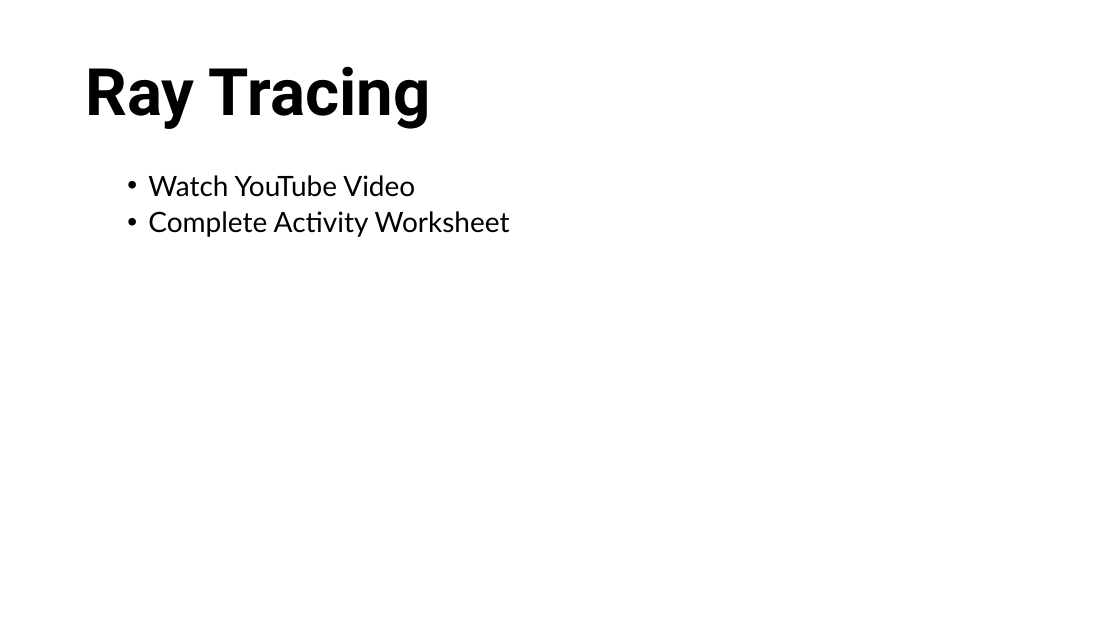
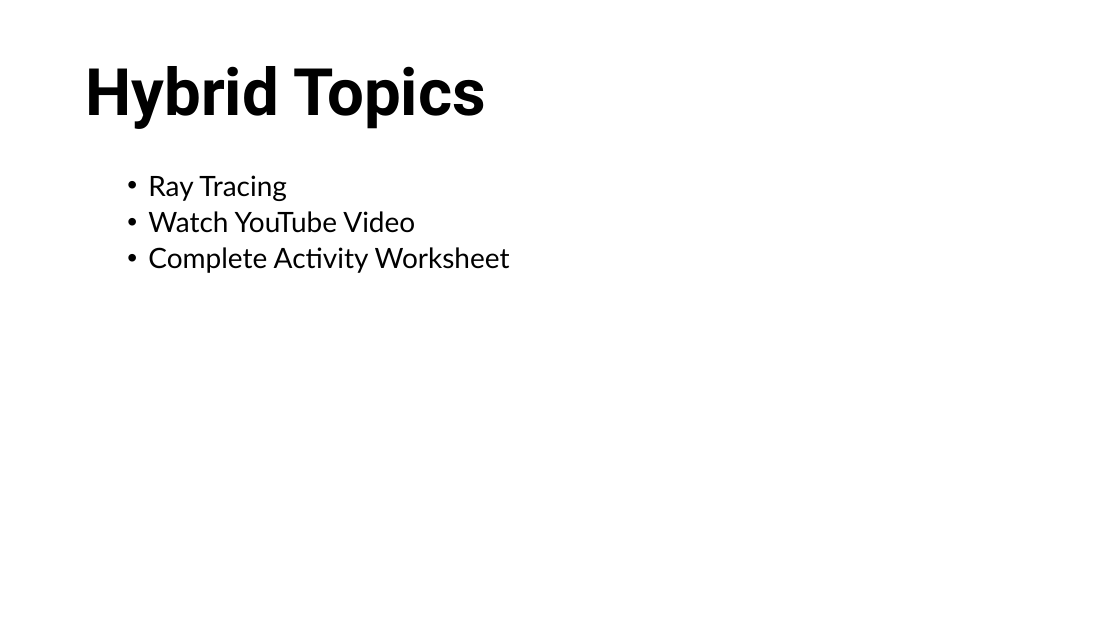
Before and after one commit to RahidZaman/cs481681-cgr, a slide deck: slide 34 of slides/pptx/week02.pptx (slide 35 before the commit). Drawn at 1120x630 pixels with LibreOffice and Linux fonts; fonts in the diff are those of the drawing; background and template pictures are left out. Boxes give left, top, right and bottom in pixels: in the first picture for what was removed or moved away, otherwise in the second. Text is boxed around its words. In the diff, an @@ line names an element or a change of style, - is before the commit and + after.

```diff
--- a/slides/pptx/week02.pptx
+++ b/slides/pptx/week02.pptx
@@ title at [85, 66, 485, 129]: text changed @@
-Ray Tracing
+Hybrid Topics
@@ text at [148, 175, 287, 201]: paragraph added @@
+  • Ray Tracing
```
Also in this commit, not shown: 1 other slide changed, 1 slide removed, 40 other files.
